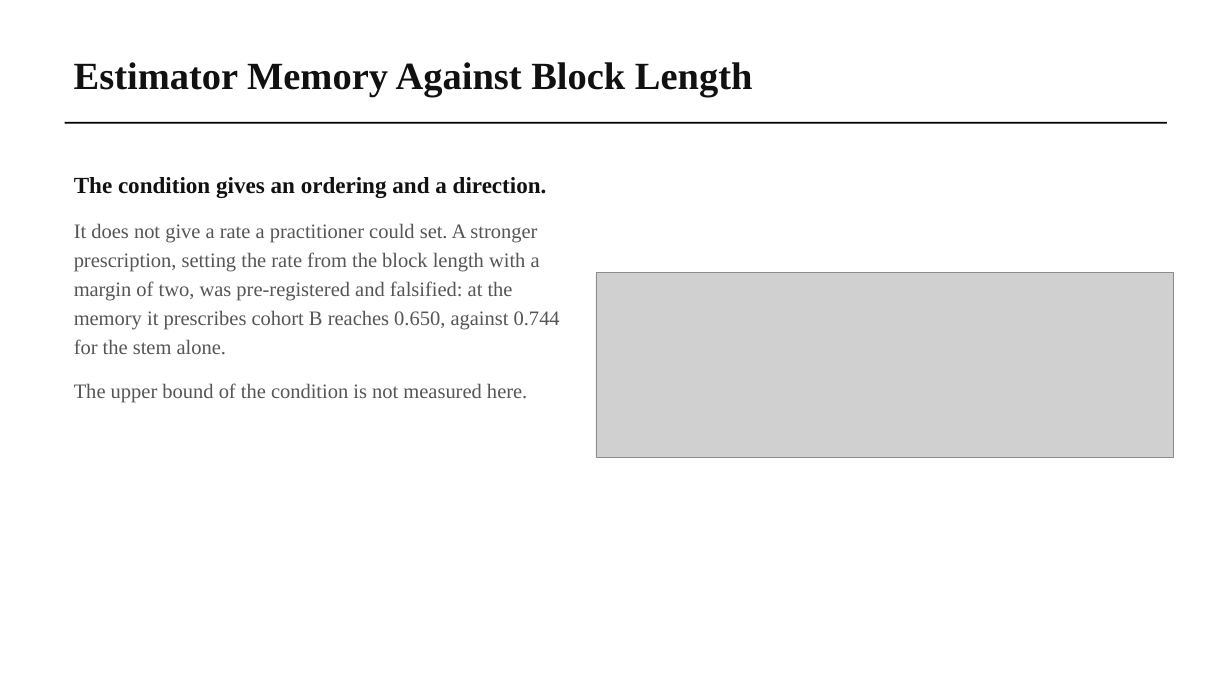
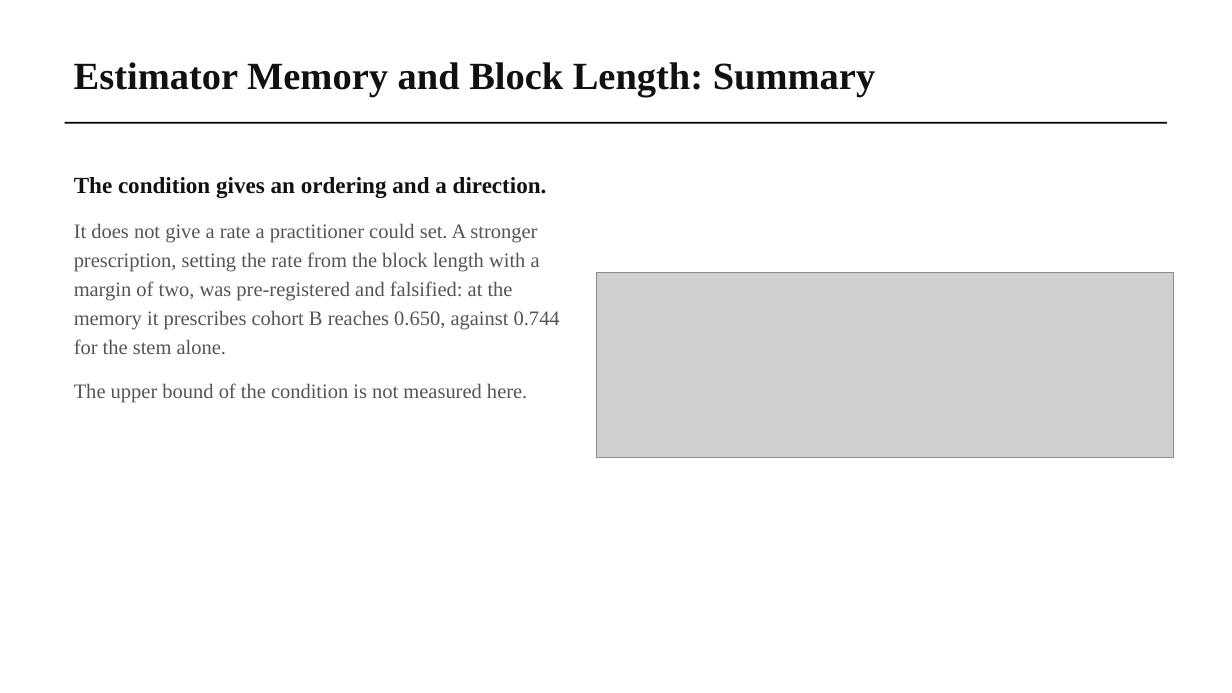
Before and after one commit to wshuv-o/calmnet, a slide deck: slide 17 of presentation/CALM-Net_final_presentation.pptx. Drawn at 1232x693 pixels with LibreOffice and Linux fonts; fonts in the diff are those of the drawing; grey boxes stand for pictures. Boxes give left, top, right and bottom in pixels: in the first picture for what was removed or moved away, otherwise in the second. Text is boxed around its words. In the diff, an @@ line names an element or a change of style, - is before the commit and + after.

```diff
--- a/presentation/CALM-Net_final_presentation.pptx
+++ b/presentation/CALM-Net_final_presentation.pptx
@@ text at box(74, 62, 875, 97): text changed @@
-Estimator Memory Against Block Length
+Estimator Memory and Block Length: Summary
```
Also in this commit, not shown: 13 other slides changed, 2 other files.
